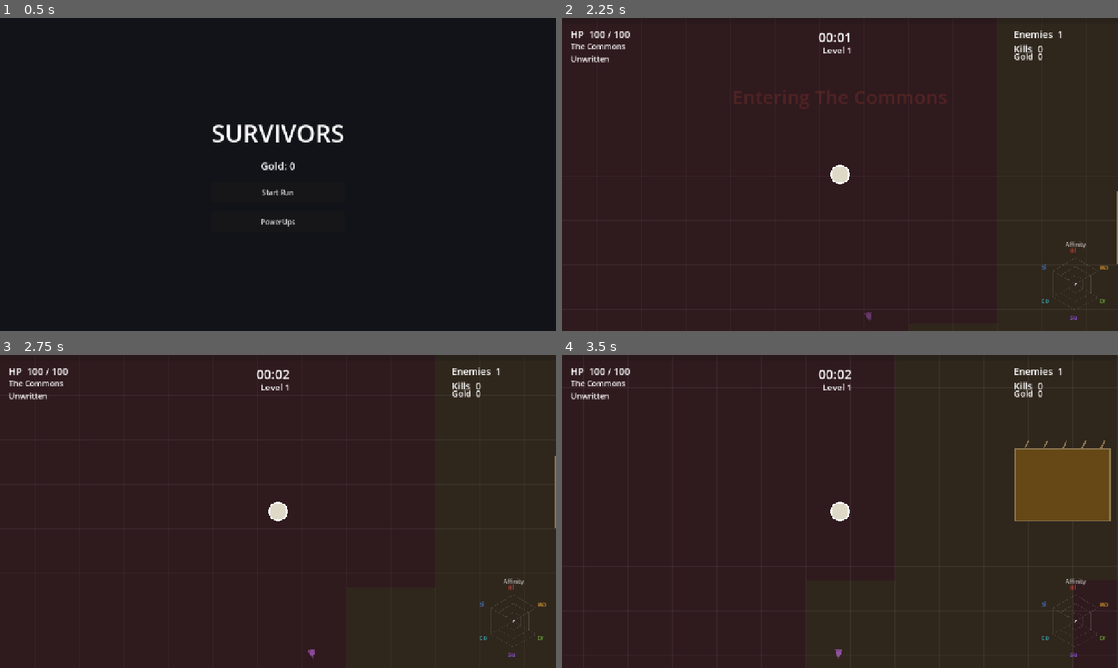
Above: before the commit, frames 1-4 (two rows, left to right).
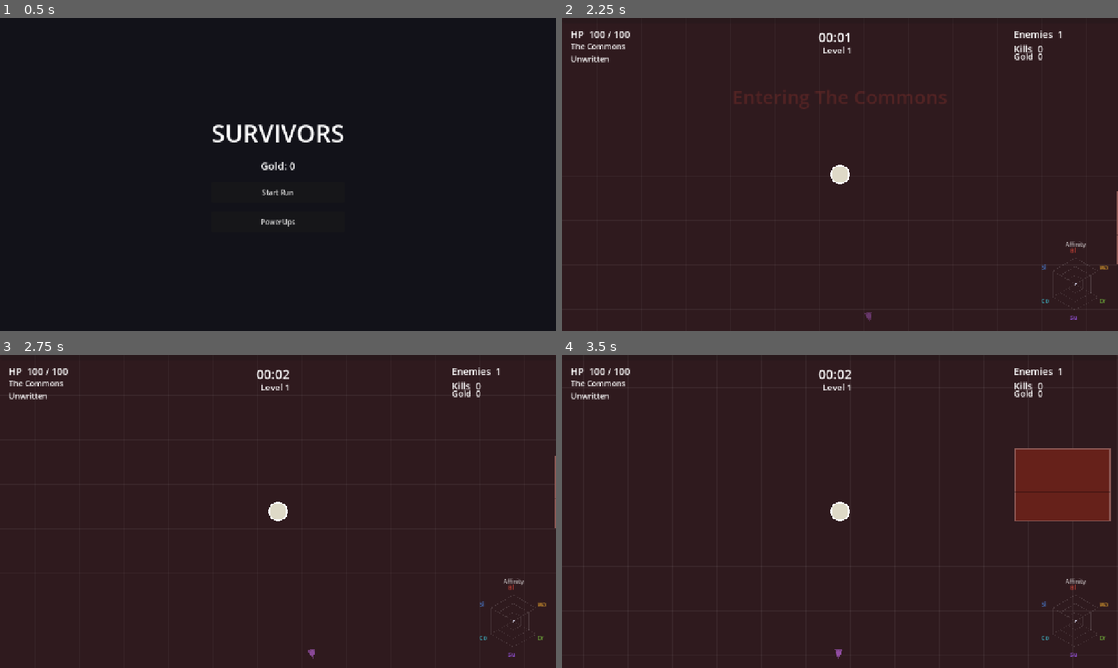
Above: after the commit, the same moments.

Repository: veighnsche/survivors-prototype
Game: Godot game, scene res://main_menu.tscn
Two runs of this game, one before a commit and one after it. Both use one fixed random seed, a clock stepped at 60 frames per second and the inputs below.
Inputs:
- Up to frame 1 (0.5 s): no input
- Up to frame 2 (2.25 s): click "Start Run" at 0.5 s; tap Enter at 1.25 s; hold D 1.28-2.03 s; tap 1 at 1.35 s; hold S from 2.03 s (still down); tap 2 at 2.1 s
- Up to frame 3 (2.75 s): keep holding S
- Up to frame 4 (3.5 s): release S at 2.78 s; hold D from 2.78 s (still down); tap 3 at 2.85 s

Frame 1 is identical in both runs. In frame 2, less than 0.1% of the frame differs, in the area x 99-100%, y 55-79%; in frame 3, less than 0.1%; in frame 4, 4.1%, in the area x 81-99%, y 27-54%.

Commit message:
Fix Barrows-never-spawns bug, huge biomes, per-run logging
- BIOME BUG (user-reported, confirmed): the biome roll reused high bits of the
  jitter hash (h >> 20, ~4096 values) so the roll capped at ~0.41 — Barrows
  (needing >0.67) could NEVER be picked; commons ate ~80% of the map. Now an
  independent full-range hash: sampled thirds across seeds.
- Biomes are HUGE now (cell 1600 -> 4200, several screens across): easy to
  enter, hard to leave.
- RunLog autoload: per-run event stream (biome entries, tier-ups/awakenings,
  level-ups, cards picked, chest/boss events, 30s state snapshots) + aggregate
  counters (time per biome, kills by enemy, damage by family/type, damage
  taken hp/shield, essence per family, healing, out-of-biome kills). Written to
  user://logs/run_<time>.log on death/quit/sim-end, printed to stdout with the
  file path. For balance work and bug-hunting.

Co-Authored-By: Claude Opus 4.8 <noreply@anthropic.com>

Diff:
--- a/project.godot
+++ b/project.godot
@@ -15,6 +15,7 @@
 Fx="*res://scripts/fx.gd"
 Save="*res://scripts/save.gd"
 Sim="*res://scripts/sim.gd"
+RunLog="*res://scripts/runlog.gd"
 
 [display]
 
--- a/scripts/biome_map.gd
+++ b/scripts/biome_map.gd
@@ -29,15 +29,18 @@
 			var d := pos.distance_squared_to(center)
 			if d < best_d:
 				best_d = d
-				best = _pick_biome(h >> 20)
+				best = _pick_biome(c)
 	return best
 
 
-func _pick_biome(h: int) -> String:
+func _pick_biome(c: Vector2i) -> String:
+	# Independent full-range hash for the biome roll. (Reusing high bits of the
+	# jitter hash capped the roll at ~0.41 and made some biomes IMPOSSIBLE.)
+	var h := hash(Vector3i(world_seed ^ 0x51ED270, c.x, c.y))
 	var total := 0.0
 	for k in Config.BIOME_WEIGHTS:
 		total += Config.BIOME_WEIGHTS[k]
-	var roll := (float(posmod(h, 10000)) / 10000.0) * total
+	var roll := (float(posmod(h, 100000)) / 100000.0) * total
 	for k in Config.BIOME_WEIGHTS:
 		roll -= Config.BIOME_WEIGHTS[k]
 		if roll <= 0.0:
--- a/scripts/config.gd
+++ b/scripts/config.gd
@@ -36,7 +36,7 @@
 		"roster": [{"arch": "brute", "w": 0.55}, {"arch": "shambler", "w": 0.45}]},
 }
 var COMMONS_RADIUS := 450.0   # small guaranteed-Commons ring at spawn; blobs vary right beyond it
-var BIOME_CELL := 1600.0      # size of the Voronoi cells that make the blobs
+var BIOME_CELL := 4200.0      # HUGE blobs — several screens across; easy to enter, hard to leave
 var BIOME_WEIGHTS := {"commons": 0.34, "thornreach": 0.33, "barrows": 0.33}
 
 # Territory: enemies weaken and head home when outside their biome (no dragging
--- a/scripts/game.gd
+++ b/scripts/game.gd
@@ -56,6 +56,7 @@
 
 	var map_seed := randi()
 	biome_map = BiomeMap.new(map_seed)
+	RunLog.start(map_seed)
 
 	player = Player.new()
 
@@ -191,6 +192,10 @@
 	if biome != _cur_biome:
 		_cur_biome = biome
 		hud.show_banner("Entering %s" % Config.BIOMES[biome].name, Config.BIOMES[biome].color)
+		RunLog.event("entered %s (lvl %d, hp %.0f)" % [Config.BIOMES[biome].name, level, player.hp])
+	RunLog.t = elapsed
+	RunLog.bump("time_in_biome_sec", biome, delta)
+	RunLog.tick_snapshot(delta, self)
 	hud.update_hud(elapsed, player.hp, player.max_hp, enemies_root.get_child_count(), kills,
 		level, xp, xp_to_next, run_gold, Config.BIOMES[biome].name, _family_summary())
 
@@ -235,6 +240,7 @@
 
 	if not boss_spawned and elapsed >= Config.BOSS_TIME:
 		boss_spawned = true
+		RunLog.event("BOSS spawned")
 		_spawn_boss()
 
 
@@ -293,7 +299,11 @@
 
 func _on_enemy_died(e) -> void:
 	kills += 1
+	RunLog.bump("kills_by_enemy", Config.ARCHETYPES[e.archetype].name)
+	if e._outside:
+		RunLog.bump("kills_special", "out_of_biome")
 	if e.is_boss:
+		RunLog.event("BOSS killed (lvl %d, hp %.0f)" % [level, player.hp])
 		Fx.shake(Config.SHAKE_ON_BOSS_DEATH)
 		for i in 5:
 			var off := Vector2(randf_range(-40.0, 40.0), randf_range(-40.0, 40.0))
@@ -342,6 +352,7 @@
 
 
 func add_insight(family: String, amount: float) -> void:
+	RunLog.bump("essence_collected", family, amount)
 	player.add_insight(family, amount)
 
 
@@ -388,6 +399,7 @@
 
 # --- Chests ----------------------------------------------------------------------
 func open_chest(pos: Vector2) -> void:
+	RunLog.event("chest opened")
 	Fx.death_pop(pos, Color(0.95, 0.75, 0.25))
 	Fx.shake(0.35)
 	add_run_gold(Config.CHEST_GOLD)
@@ -409,6 +421,7 @@
 		level += 1
 		pending_levelups += 1
 		xp_to_next = Config.xp_for_level(level)
+		RunLog.event("level up -> %d" % level)
 	if pending_levelups > 0 and not card_screen.active:
 		_open_level_up()
 
@@ -467,6 +480,8 @@
 
 
 func _apply_choice(id: String) -> void:
+	RunLog.event("card picked: %s" % id)
+	RunLog.bump("cards_picked", id)
 	if id.begins_with("fam:"):
 		var parts := id.split(":")
 		player.grant_family_tier(parts[1], int(parts[2]))
@@ -535,10 +550,18 @@
 	var dps: float = Sim.damage_dealt / maxf(elapsed, 0.001)
 	print("SIM_RESULT time=%.0f kills=%d kps=%.2f dps=%.1f dmg_taken=%.0f enemies=%d" % [
 		elapsed, kills, kps, dps, Sim.damage_taken, enemies_root.get_child_count()])
+	RunLog.finish("sim end", self)
 	get_tree().quit()
+
+
+func _notification(what: int) -> void:
+	if what == NOTIFICATION_WM_CLOSE_REQUEST:
+		RunLog.finish("window closed", self)
 
 
 func _on_player_died() -> void:
 	game_over = true
 	Save.add_gold(run_gold)
+	RunLog.event("PLAYER DIED")
+	RunLog.finish("death", self)
 	hud.show_death(elapsed, kills, level, run_gold)
--- a/scripts/player.gd
+++ b/scripts/player.gd
@@ -181,6 +181,7 @@
 
 func _grant_tier(fam: String, tier: int, loud: bool) -> void:
 	granted_tier[fam] = tier
+	RunLog.event("%s tier %d %s" % [Config.FAMILY_NAMES[fam], tier, "AWAKENED" if loud else "(picked as card)"])
 	_apply_tier_effects(fam, tier)
 	if loud:
 		awakened.emit(fam)
@@ -230,8 +231,11 @@
 	if e == null or not is_instance_valid(e):
 		return
 	var applied: float = e.take_damage(base * damage_mult * boost_dmg, dtype)
+	RunLog.bump("damage_by_family", fam if fam != "" else "cantrip", applied)
+	RunLog.bump("damage_by_type", dtype, applied)
 	if siphon_pct > 0.0 and applied > 0.0:
 		hp = min(max_hp, hp + applied * siphon_pct)
+		RunLog.bump("healing", "siphon", applied * siphon_pct)
 	if fam != "" and applied > 0.0:
 		add_insight(fam, 0.015)
 
@@ -401,10 +405,12 @@
 		var absorbed: float = min(shield_hp, remaining)
 		shield_hp -= absorbed
 		remaining -= absorbed
+		RunLog.bump("damage_taken", "shield", absorbed)
 		add_insight("ward", 0.04)
 		queue_redraw()
 		if remaining <= 0.0:
 			return
+	RunLog.bump("damage_taken", "hp", remaining)
 	hp -= remaining
 	Fx.shake(Config.SHAKE_ON_HIT)
 	modulate = Color(1.7, 0.6, 0.6)
--- /dev/null
+++ b/scripts/runlog.gd
@@ -0,0 +1,84 @@
+extends Node
+## Per-run logging (autoload "RunLog") for balancing and bug-hunting. Collects a
+## timestamped event stream + aggregate counters, then writes everything to
+## user://logs/run_<unixtime>.log on death/quit/sim-end and prints the summary
+## (and file path) to stdout.
+
+var t := 0.0            # current game time, driven by the run director
+var run_seed := 0
+var _lines: PackedStringArray = []
+var _stats: Dictionary = {}   # category -> {key -> float}
+var _finished := false
+var _snapshot_timer := 0.0
+
+
+func start(seed_value: int) -> void:
+	t = 0.0
+	run_seed = seed_value
+	_lines = PackedStringArray()
+	_stats = {}
+	_finished = false
+	_snapshot_timer = 0.0
+	event("run start — seed %d, %s" % [seed_value, Time.get_datetime_string_from_system()])
+
+
+func event(msg: String) -> void:
+	_lines.append("[%s] %s" % [_fmt(t), msg])
+	if OS.has_environment("DBG"):
+		print("EV(", _lines.size(), ") ", msg)
+
+
+func bump(category: String, key: String, amount: float = 1.0) -> void:
+	if not _stats.has(category):
+		_stats[category] = {}
+	_stats[category][key] = float(_stats[category].get(key, 0.0)) + amount
+
+
+## Periodic state snapshot (call every frame; throttles itself).
+func tick_snapshot(delta: float, game) -> void:
+	_snapshot_timer -= delta
+	if _snapshot_timer > 0.0:
+		return
+	_snapshot_timer = 30.0
+	var p = game.player
+	var ins := ""
+	for fam in p.insight:
+		if float(p.insight[fam]) > 0.0:
+			ins += "%s=%.1f(T%d) " % [fam, p.insight[fam], p.family_tier(fam)]
+	event("snapshot: lvl=%d hp=%.0f/%.0f kills=%d gold=%d enemies=%d insight[ %s]" % [
+		game.level, p.hp, p.max_hp, game.kills, game.run_gold,
+		game.enemies_root.get_child_count(), ins if ins != "" else "none "])
+
+
+func finish(reason: String, game) -> void:
+	if _finished:
+		return
+	_finished = true
+	var out := PackedStringArray()
+	out.append("=== RUN SUMMARY — %s at %s ===" % [reason, _fmt(t)])
+	out.append("seed %d · level %d · kills %d · gold %d" % [run_seed, game.level, game.kills, game.run_gold])
+	for cat in _stats:
+		var parts: Array = []
+		var keys: Array = _stats[cat].keys()
+		keys.sort_custom(func(a, b): return float(_stats[cat][b]) < float(_stats[cat][a]))
+		for k in keys:
+			var v: float = _stats[cat][k]
+			parts.append("%s %.1f" % [k, v] if absf(v - roundf(v)) > 0.01 else "%s %d" % [k, int(v)])
+		out.append("%s: %s" % [cat, ", ".join(parts)])
+	out.append("--- events ---")
+	out.append_array(_lines)
+
+	var text := "\n".join(out)
+	DirAccess.make_dir_recursive_absolute("user://logs")
+	var path := "user://logs/run_%d.log" % int(Time.get_unix_time_from_system())
+	var f := FileAccess.open(path, FileAccess.WRITE)
+	if f != null:
+		f.store_string(text)
+		f.close()
+	print(text)
+	print("RUN LOG -> ", ProjectSettings.globalize_path(path))
+
+
+func _fmt(secs: float) -> String:
+	var s := int(secs)
+	return "%02d:%02d" % [s / 60, s % 60]
Not shown, added: scripts/runlog.gd.uid
